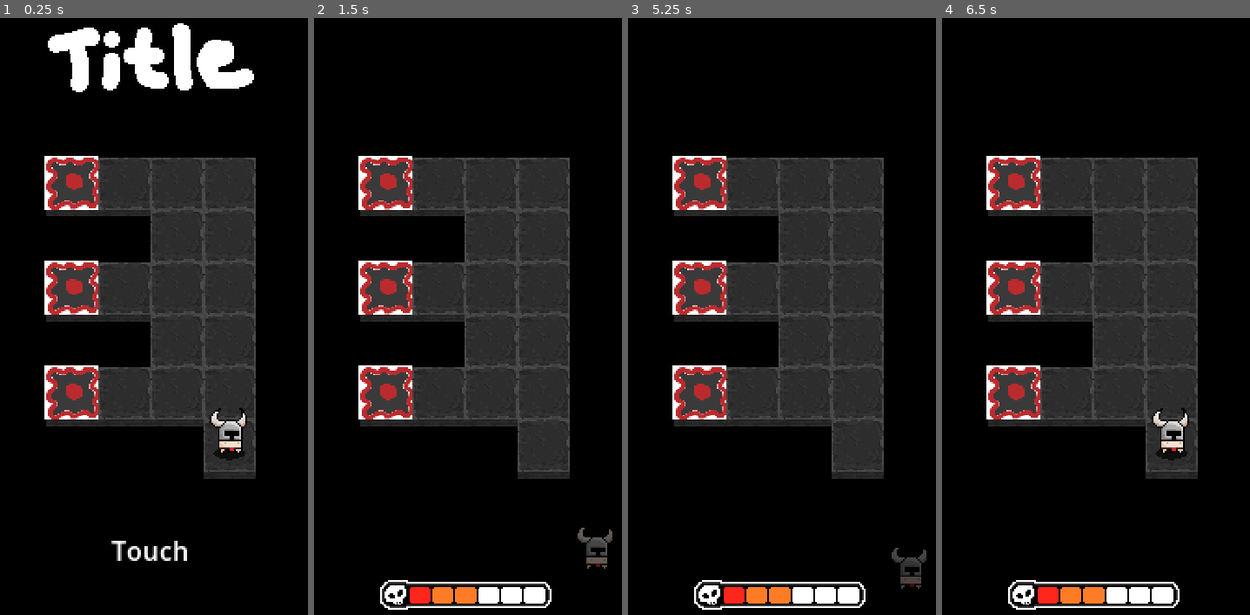
Above: before the commit, frames 1-4 (left to right).
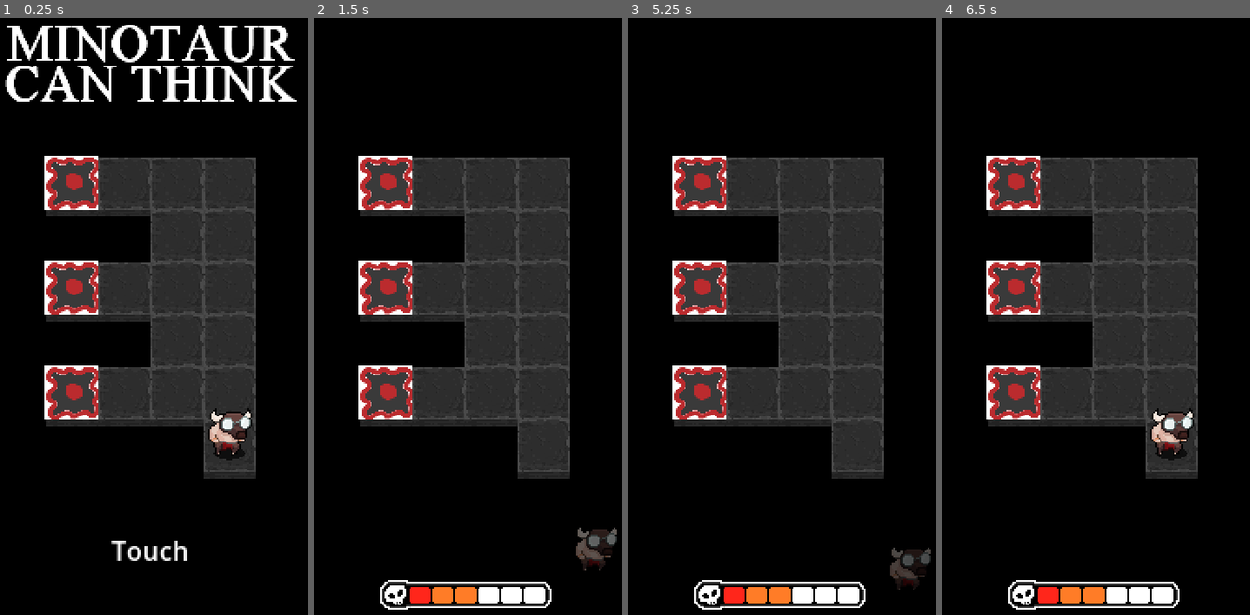
Above: after the commit, the same moments.

Repository: chamwhy/godotTest
Game: Godot game, scene res://04_Scenes/main.tscn
The game is run twice, just before and just after one commit, with the same random seed, the same clock (stepped at 60 frames per second) and the same inputs.
Inputs (mouse positions are in pixels of both pictures, inside the frame that each line leads up to):
- Up to frame 1 (0.25 s): no input
- Up to frame 2 (1.5 s): tap Enter at 0.5 s; move the mouse to (551, 280) at 0.52 s; hold D (move_right) 0.53-1.28 s; tap Space (interaction) at 0.6 s; click (551, 280) at 0.67 s; move the mouse to (387, 352) at 1.27 s; hold Z (back) from 1.28 s (still down); tap X (test_x) at 1.35 s
- Up to frame 3 (5.25 s): tap Space (interaction) at 2, 3.5, 3.6, 5 s; move the mouse to (818, 161) at 2.02 s; release Z (back) at 2.03 s; hold D (move_right) 2.03-2.78 s; hold 5 2.03-2.78 s; tap Enter at 2.75, 4.25 s; move the mouse to (760, 453) at 2.77 s; hold W (move_up) 2.78-3.53 s; tap 6 at 2.85 s; click (760, 453) at 2.92 s; move the mouse to (895, 417) at 3.52 s; hold A (move_left) 3.53-5.03 s; move the mouse to (661, 209) at 4.27 s; tap X (test_x) at 4.35 s; move the mouse to (797, 316) at 5.02 s; hold Z (back) from 5.03 s (still down); hold 5 from 5.03 s (still down); click (797, 316) at 5.17 s
- Up to frame 4 (6.5 s): move the mouse to (1034, 137) at 5.77 s; release Z (back) at 5.78 s; release 5 at 5.78 s; hold D (move_right) from 5.78 s (still down); tap 6 at 5.85 s

The runs differ from the first frame. In frame 1, 6.6% of the frame differs, in the area x 1-97%, y 0-74%; in frame 2, 0.6%; in frame 3, 0.5%; in frame 4, 0.8%.

Commit message:
미노타우로스로 컨셉 변경 및 32 픽셀로 일단 메꾸기, 맵 재생성에 따른 player hp ui 업데이트 시그널 재등록 추가

Diff:
--- a/godot/01_Scripts/Systems/AutoLoad/InGameManager.gd
+++ b/godot/01_Scripts/Systems/AutoLoad/InGameManager.gd
@@ -13,21 +13,26 @@
 func run_when_player_ready(callback: Callable):
 	if _player:
 		# 이미 플레이어가 있다면 즉시 실행
+		print("이미 있")
 		callback.call(_player)
 	else:
 		# 아직 없다면 대기열에 추가
 		_pending_callbacks.append(callback)
 
+signal player_registered(player: Player)
+
 # 플레이어가 생성된 직후 매니저에게 자신을 등록할 때 호출
 func register_player(player_node: Player):
 	_player = player_node
-
+	print("플레이어 등록")
 	# 대기 중이던 모든 함수 실행
 	for callback in _pending_callbacks:
+		print("callback")
 		callback.call(_player)
 
 	# 실행 완료 후 대기열 비우기
 	_pending_callbacks.clear()
+	player_registered.emit(player_node)
 #endregion
 
 func _ready() -> void:
--- a/godot/01_Scripts/UI/PlayerHpBar.gd
+++ b/godot/01_Scripts/UI/PlayerHpBar.gd
@@ -5,12 +5,17 @@
 
 # Called when the node enters the scene tree for the first time.
 func _ready() -> void:
-	InGameManager.run_when_player_ready(func(player):
-		player.player_hp_changed.connect(update_health_ui)
-	)
+	InGameManager.player_registered.connect(_on_player_registered)
+	if InGameManager._player:                       # UI가 나중에 생기는 경우 대비
+		_on_player_registered(InGameManager._player)
+
+func _on_player_registered(player: Player) -> void:
+	player.player_hp_changed.connect(update_health_ui)
+	update_health_ui(player.cur_hp)
 
 func update_health_ui(current_hp: int):
 	# 0부터 5까지 반복하며 체력 체크
+	print("update_health_ui", current_hp)
 	for i in range(heart_icons.size()):
 		# 현재 인덱스(i)가 현재 체력보다 작으면 보이고, 아니면 숨김
 		# 예: hp가 3이면 0,1,2번은 보이고 3,4,5번은 숨겨짐
--- a/godot/04_Scenes/Entities/player.tscn
+++ b/godot/04_Scenes/Entities/player.tscn
@@ -1,9 +1,7 @@
 [gd_scene format=3 uid="uid://bdvhogbuwr7u4"]
 
 [ext_resource type="Script" uid="uid://b1wjbxsawa4s7" path="res://01_Scripts/Entities/Element/Unit/Player/Player.gd" id="1_x07mf"]
-[ext_resource type="Texture2D" uid="uid://cjhisqslg4475" path="res://03_Resources/dummy/berserker.png" id="2_c5bpi"]
-[ext_resource type="Texture2D" uid="uid://d1ei63jud1lla" path="res://03_Resources/dummy/berserker_walk2.png" id="3_3iv1l"]
-[ext_resource type="Texture2D" uid="uid://74677xkea6wt" path="res://03_Resources/dummy/berserker_walk1.png" id="4_y85o2"]
+[ext_resource type="Texture2D" uid="uid://bf1srna51lwy" path="res://03_Resources/mino/mino6.png" id="2_cievx"]
 [ext_resource type="Script" uid="uid://copepgvcvivm5" path="res://01_Scripts/Animation/PlayerAnimator.gd" id="5_3iv1l"]
 [ext_resource type="Texture2D" uid="uid://camhsiq8po4in" path="res://03_Resources/dummy/shadow.png" id="6_y85o2"]
 
@@ -19,7 +17,7 @@
 "times": PackedFloat32Array(0),
 "transitions": PackedFloat32Array(1),
 "update": 1,
-"values": [ExtResource("2_c5bpi")]
+"values": [ExtResource("2_cievx")]
 }
 
 [sub_resource type="Animation" id="Animation_hp3vd"]
@@ -35,7 +33,7 @@
 "times": PackedFloat32Array(0, 0.10000001, 0.2, 0.3),
 "transitions": PackedFloat32Array(1, 1, 1, 1),
 "update": 1,
-"values": [ExtResource("3_3iv1l"), ExtResource("2_c5bpi"), ExtResource("4_y85o2"), ExtResource("2_c5bpi")]
+"values": [ExtResource("2_cievx"), ExtResource("2_cievx"), ExtResource("2_cievx"), ExtResource("2_cievx")]
 }
 
 [sub_resource type="AnimationLibrary" id="AnimationLibrary_7ekso"]
@@ -52,7 +50,7 @@
 [node name="PlayerIdle" type="Sprite2D" parent="." unique_id=1873674535]
 visibility_layer = 4
 position = Vector2(0, -9)
-texture = ExtResource("2_c5bpi")
+texture = ExtResource("2_cievx")
 
 [node name="Shadow" type="Sprite2D" parent="PlayerIdle" unique_id=753039455]
 self_modulate = Color(1, 1, 1, 0.6745098)
--- a/godot/04_Scenes/Entities/trap.tscn
+++ b/godot/04_Scenes/Entities/trap.tscn
@@ -1,16 +1,16 @@
 [gd_scene format=3 uid="uid://b635aa1kx37m0"]
 
 [ext_resource type="Script" uid="uid://c5leyu6fv8yei" path="res://01_Scripts/Entities/Element/Trap/Trap.gd" id="1_qu4bf"]
-[ext_resource type="Texture2D" uid="uid://bu61xra6q6rno" path="res://03_Resources/Test/trap-1.png" id="2_24b8j"]
-[ext_resource type="Texture2D" uid="uid://dmwmnasvm8vep" path="res://03_Resources/Test/trap-2.png" id="3_56knl"]
-[ext_resource type="Texture2D" uid="uid://hf3e6q0ktyig" path="res://03_Resources/Test/trap3.png" id="4_7ma8i"]
+[ext_resource type="Texture2D" uid="uid://5juuuntndw63" path="res://03_Resources/mino/g1.png" id="2_56knl"]
+[ext_resource type="Texture2D" uid="uid://bpggasxigsy3f" path="res://03_Resources/mino/g2.png" id="3_7ma8i"]
+[ext_resource type="Texture2D" uid="uid://bdr2lgng6jg2v" path="res://03_Resources/mino/g3.png" id="4_nev0m"]
 [ext_resource type="Texture2D" uid="uid://b3ftci0ykwic7" path="res://03_Resources/dummy/chilli.png" id="5_56knl"]
 [ext_resource type="Texture2D" uid="uid://bcs36ywf2a7lp" path="res://03_Resources/dummy/chilli2.png" id="6_7ma8i"]
 [ext_resource type="Texture2D" uid="uid://dkx8om01bq7k4" path="res://03_Resources/dummy/chilli3.png" id="7_nev0m"]
 
 [node name="Trap" type="Node2D" unique_id=1351320918]
 script = ExtResource("1_qu4bf")
-trap_textures = Array[Texture2D]([ExtResource("2_24b8j"), ExtResource("3_56knl"), ExtResource("4_7ma8i")])
+trap_textures = Array[Texture2D]([ExtResource("2_56knl"), ExtResource("3_7ma8i"), ExtResource("4_nev0m")])
 once_trap_textures = Array[Texture2D]([ExtResource("5_56knl"), ExtResource("6_7ma8i"), ExtResource("7_nev0m")])
 
 [node name="Sprite2D" type="Sprite2D" parent="." unique_id=484609921]
--- a/godot/04_Scenes/Entities/wall.tscn
+++ b/godot/04_Scenes/Entities/wall.tscn
@@ -1,21 +1,21 @@
 [gd_scene format=3 uid="uid://dutdkiwxrnvay"]
 
 [ext_resource type="Script" uid="uid://dv0ojqewfgf4l" path="res://01_Scripts/Entities/Element/Wall/Wall.gd" id="1_2f07e"]
+[ext_resource type="Texture2D" uid="uid://bobjifil47yt2" path="res://03_Resources/mino/wall.png" id="2_2p4cy"]
 [ext_resource type="Texture2D" uid="uid://c1gidfvjx27su" path="res://03_Resources/dummy/jar.png" id="3_pyone"]
-[ext_resource type="Texture2D" uid="uid://bu5c6c4uki6cd" path="res://03_Resources/Test/destroyable_wall-2.png" id="4_jaieu"]
+[ext_resource type="Texture2D" uid="uid://5wsp7tfsttng" path="res://03_Resources/mino/2.png" id="4_pyone"]
 [ext_resource type="Material" uid="uid://bgrcxgtju86gj" path="res://02_Material/Shader/HitEffect.tres" id="5_2p4cy"]
 [ext_resource type="Script" uid="uid://dg87ive2nxwm2" path="res://01_Scripts/Animation/Effect/HitEffect.gd" id="5_jaieu"]
-[ext_resource type="Texture2D" uid="uid://d033qla58yhsq" path="res://03_Resources/dummy/wall_new.png" id="6_pyone"]
 
 [node name="Wall" type="Node2D" unique_id=113108078]
 script = ExtResource("1_2f07e")
-wall_texture = ExtResource("6_pyone")
-destroyable_wall_textures = Array[Texture2D]([ExtResource("3_pyone"), ExtResource("4_jaieu")])
+wall_texture = ExtResource("2_2p4cy")
+destroyable_wall_textures = Array[Texture2D]([ExtResource("3_pyone"), ExtResource("4_pyone")])
 is_block = true
 
 [node name="Sprite2D" type="Sprite2D" parent="." unique_id=1298427388]
 material = ExtResource("5_2p4cy")
-texture = ExtResource("6_pyone")
+texture = ExtResource("2_2p4cy")
 offset = Vector2(0, -2)
 
 [node name="HitEffect" type="Node" parent="Sprite2D" unique_id=324425107]
--- a/godot/04_Scenes/main.tscn
+++ b/godot/04_Scenes/main.tscn
@@ -1,7 +1,7 @@
 [gd_scene format=3 uid="uid://cr5oiuml1f0up"]
 
 [ext_resource type="Script" uid="uid://lpdb7ca0h2ms" path="res://01_Scripts/Systems/MyCamera.gd" id="1_6grqo"]
-[ext_resource type="Texture2D" uid="uid://di50e4dwludxv" path="res://03_Resources/Test/title.png" id="2_4p43j"]
+[ext_resource type="Texture2D" uid="uid://ru3hev0gr4j6" path="res://03_Resources/mino/TITLE.png" id="2_epy18"]
 [ext_resource type="Texture2D" uid="uid://f8l1wjapnnup" path="res://03_Resources/dummy/background.png" id="4_4p43j"]
 [ext_resource type="Script" uid="uid://cb6q0b6vlkvlu" path="res://01_Scripts/UI/PlayerHpBar.gd" id="4_rbyvi"]
 [ext_resource type="Texture2D" uid="uid://2y0vkb8yelpt" path="res://03_Resources/dummy/hpBarCnt.png" id="5_vpxpd"]
@@ -29,15 +29,16 @@
 anchors_preset = 5
 anchor_left = 0.5
 anchor_right = 0.5
-offset_left = 37.0
-offset_top = 35.0
-offset_right = 163.0
-offset_bottom = 77.0
+offset_left = -87.0
+offset_top = 33.56
+offset_right = 287.0
+offset_bottom = 139.56
 grow_horizontal = 2
+scale = Vector2(0.485, 0.485)
 pivot_offset_ratio = Vector2(0.5, 0)
 size_flags_horizontal = 4
 size_flags_vertical = 0
-texture = ExtResource("2_4p43j")
+texture = ExtResource("2_epy18")
 
 [node name="Label" type="Label" parent="UI/StartMenu" unique_id=142008082]
 layout_mode = 1
Binary file added: godot/03_Resources/mino/2.png
Not shown, added: godot/03_Resources/mino/2.png.import
Binary file added: godot/03_Resources/mino/TITLE.png
Not shown, added: godot/03_Resources/mino/TITLE.png.import
Binary file added: godot/03_Resources/mino/g1.png
Not shown, added: godot/03_Resources/mino/g1.png.import
Binary file added: godot/03_Resources/mino/g2.png
Not shown, added: godot/03_Resources/mino/g2.png.import
Binary file added: godot/03_Resources/mino/g3.png
Not shown, added: godot/03_Resources/mino/g3.png.import
Binary file added: godot/03_Resources/mino/mini5.png
Not shown, added: godot/03_Resources/mino/mini5.png.import
(and 12 more such lines)
